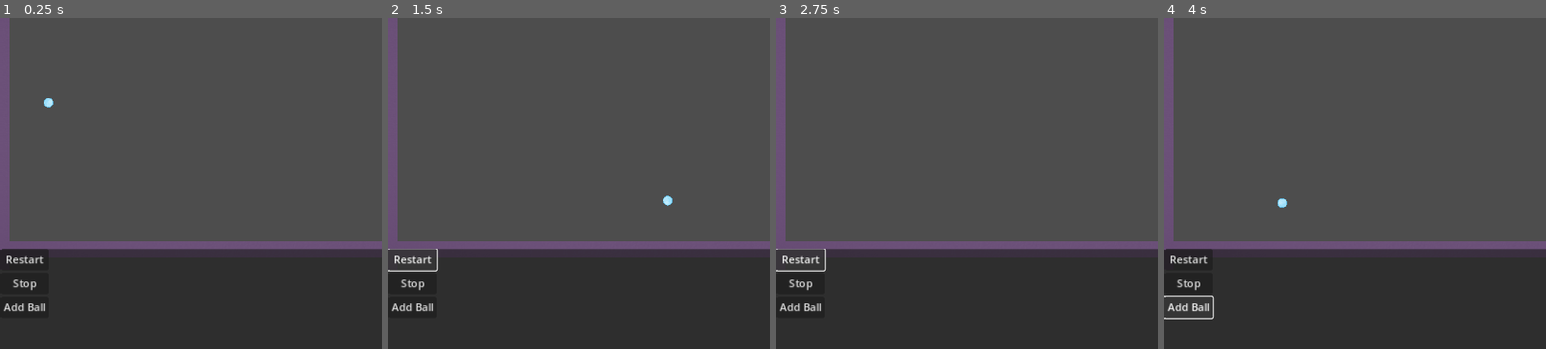
Above: before the commit, frames 1-4 (left to right).
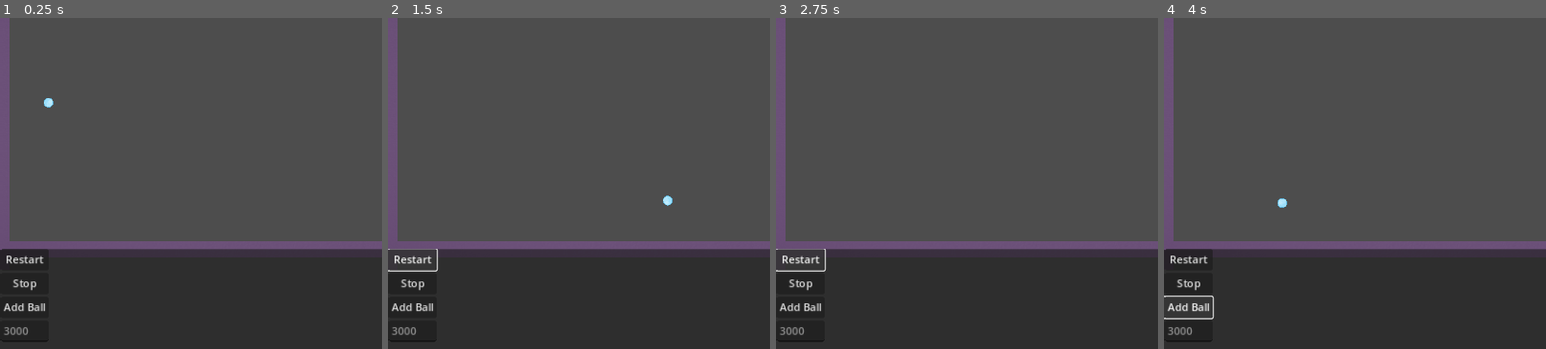
Above: after the commit, the same moments.

Repository: slinkp/godot-bounce-1
Game: Godot game, scene res://main.tscn
Same seed, same stepped clock (60 frames per second), same inputs: the game is played once before the commit and once after it.
Inputs:
- Up to frame 1 (0.25 s): no input
- Up to frame 2 (1.5 s): click "Restart" at 0.5 s; click "Restart" at 1.25 s
- Up to frame 3 (2.75 s): click "Restart" at 2 s
- Up to frame 4 (4 s): click "Stop" at 2.75 s; click "Add Ball" at 3.5 s
The pictures show only the part of the screen within x 0-50%, y 29-79%; the shares and areas given below are measured in that part.

The runs differ from the first frame. In frame 1, 0.1% of the frame differs, in the area x 0-13%, y 93-98%; in frame 2, 0.1%; in frame 3, 0.1%; in frame 4, 0.1%.

Commit message:
UI: Simple speed control via text input.
Works, but only affects speed of new balls, not balls in flight

Diff:
--- /dev/null
+++ b/UI.gd
@@ -0,0 +1,20 @@
+extends Control
+
+signal speed_updated(speed: int)
+
+# Called when the node enters the scene tree for the first time.
+func _ready():
+	pass # Replace with function body.
+
+
+# Called every frame. 'delta' is the elapsed time since the previous frame.
+func _process(delta):
+	pass
+
+
+func _on_line_edit_text_submitted(new_text: String):
+	new_text = new_text.strip_edges()
+	if new_text.is_valid_int():
+		speed_updated.emit(new_text.to_int())
+	else:
+		printerr("Invalid speed %s" % new_text) # Replace with function body.
--- a/main.gd
+++ b/main.gd
@@ -2,7 +2,7 @@
 
 @export var ball_scene: PackedScene
 
-var speed = 3000.0
+@export var speed = 3000.0
 
 # Called when the node enters the scene tree for the first time.
 func _ready():
@@ -67,3 +67,8 @@
 
 func _on_ball_spawn_button_button_down():
 	add_random_ball() # Replace with function body.
+
+
+func _on_ui_speed_updated(new_speed):
+	print("Changing speed from %s to %s" % [speed, new_speed])
+	speed = new_speed
--- a/main.tscn
+++ b/main.tscn
@@ -1,8 +1,9 @@
-[gd_scene load_steps=4 format=3 uid="uid://dgu5o6h33log5"]
+[gd_scene load_steps=5 format=3 uid="uid://dgu5o6h33log5"]
 
 [ext_resource type="Script" path="res://main.gd" id="1_4on2r"]
 [ext_resource type="PackedScene" uid="uid://b4o6agkqexhlt" path="res://wall.tscn" id="2_34x0j"]
 [ext_resource type="PackedScene" uid="uid://c87jqbk0jq5by" path="res://ball.tscn" id="2_uii1u"]
+[ext_resource type="Script" path="res://UI.gd" id="4_ept0s"]
 
 [node name="Main" type="Node"]
 script = ExtResource("1_4on2r")
@@ -33,6 +34,7 @@
 anchors_preset = 0
 offset_right = 40.0
 offset_bottom = 40.0
+script = ExtResource("4_ept0s")
 
 [node name="Buttons" type="PanelContainer" parent="UI"]
 clip_contents = true
@@ -58,6 +60,12 @@
 layout_mode = 2
 text = "Add Ball"
 
+[node name="LineEdit" type="LineEdit" parent="UI/Buttons/GridContainer"]
+layout_mode = 2
+placeholder_text = "3000"
+
+[connection signal="speed_updated" from="UI" to="." method="_on_ui_speed_updated"]
 [connection signal="button_down" from="UI/Buttons/GridContainer/RestartButton" to="." method="_on_restart_button_button_down"]
 [connection signal="button_down" from="UI/Buttons/GridContainer/StopButton" to="." method="_on_stop_button_button_down"]
 [connection signal="button_down" from="UI/Buttons/GridContainer/BallSpawnButton" to="." method="_on_ball_spawn_button_button_down"]
+[connection signal="text_submitted" from="UI/Buttons/GridContainer/LineEdit" to="UI" method="_on_line_edit_text_submitted"]
